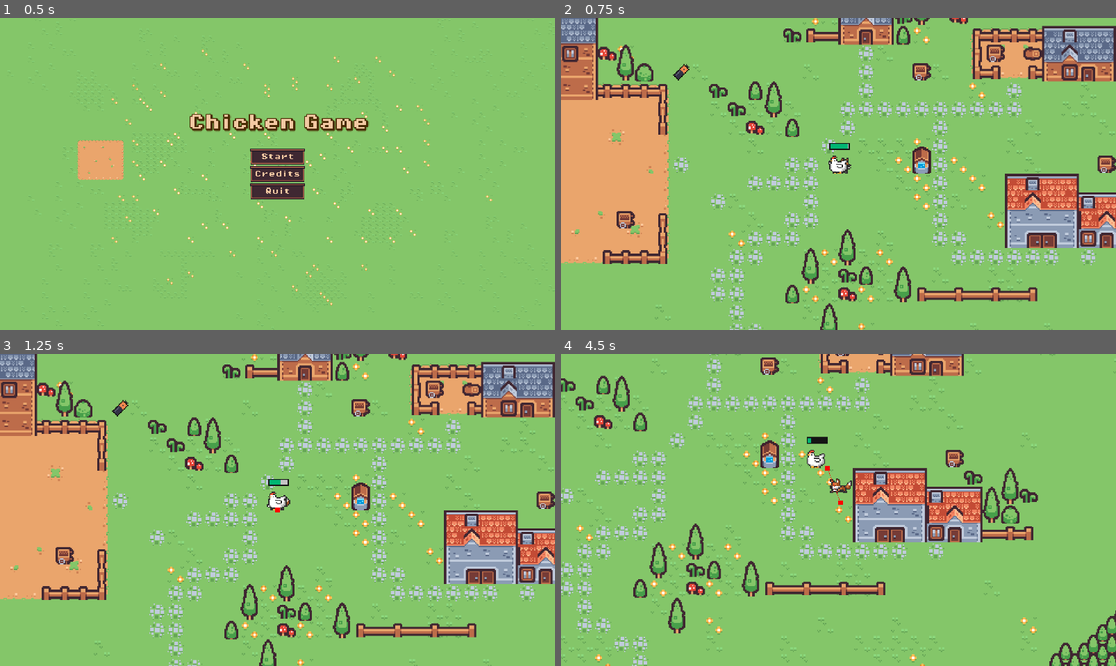
Above: before the commit, frames 1-4 (two rows, left to right).
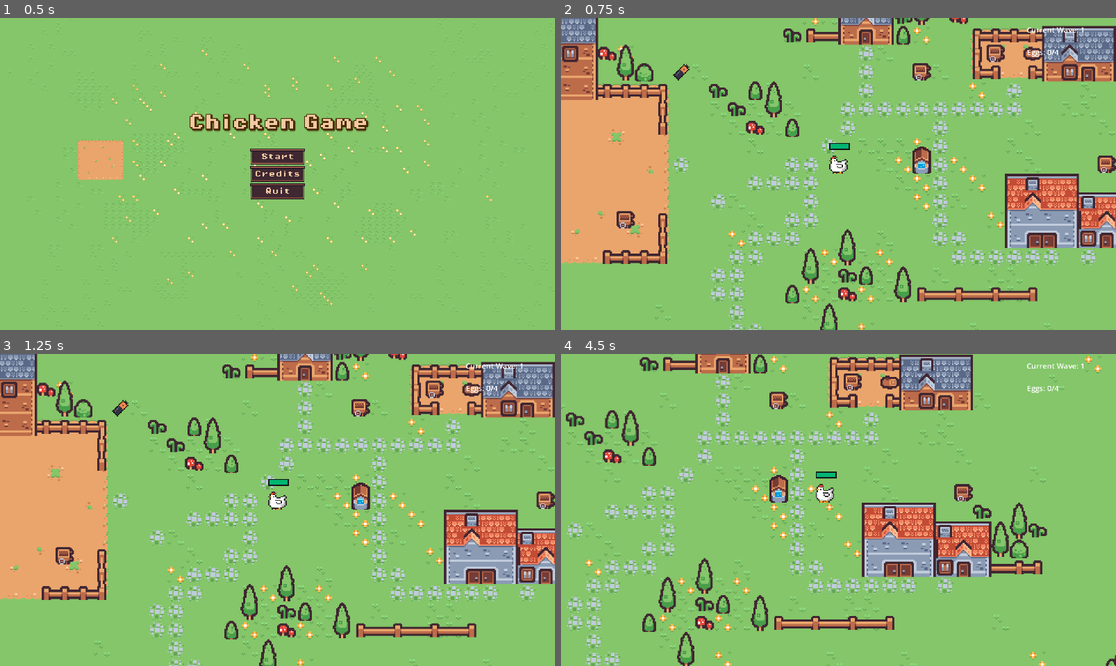
Above: after the commit, the same moments.

Repository: abeyahc/chicken-game
Game: Godot game, scene res://Scenes/menu.tscn
Same seed, same stepped clock (60 frames per second), same inputs: the game is played once before the commit and once after it.
Inputs:
- Up to frame 1 (0.5 s): no input
- Up to frame 2 (0.75 s): click "Credits" at 0.5 s
- Up to frame 3 (1.25 s): no input
- Up to frame 4 (4.5 s): hold Right (move_right) 1.28-2.03 s; hold S (move_down) 2.03-2.78 s; hold Right (move_right) 2.78-3.53 s; hold Up (move_up) 3.53-4.28 s; hold Left (move_left) from 4.28 s (still down)

Frame 1 is identical in both runs. In frame 2, 0.2% of the frame differs, in the area x 48-95%, y 2-50%; in frame 3, 0.4%; in frame 4, 30%, in the area x 0-100%, y 0-100%.

Commit message:
A BUNCH

Diff:
--- a/chicken game/Global.gd
+++ b/chicken game/Global.gd
@@ -2,7 +2,11 @@
 
 
 var high_wave = 1
-var curr_wave = 1
-var previous_wave = 1
+var curr_wave: int
+var previous_wave: int
+
+var num_egg: int
+
+var hp: int
 
 var points = 0
--- a/chicken game/Scenes/death.gd
+++ b/chicken game/Scenes/death.gd
@@ -13,21 +13,16 @@
 	is_dead = false
 
 func _physics_process(delta):
-	Global.previous_wave = Global.curr_wave
-	if Global.curr_wave > Global.high_wave:
-		Global.high_wave = Global.curr_wave
-		Global.curr_wave = 1
-		Global.points = 0
+	if Global.hp <= 0:
+		is_dead = true
 
 	if is_dead:
+		Global.previous_wave = Global.curr_wave
+		if Global.curr_wave > Global.high_wave:
+			Global.high_wave = Global.curr_wave
+		Global.points = 0
 		visible = is_dead
 		get_tree().paused = is_dead
-
-func set_health(value):
-	player_health = value
-	if player_health <= 0:
-		is_dead = !is_dead
-
 
 func _on_retry_pressed():
 	get_tree().change_scene_to_file("res://Scenes/game.tscn")
--- a/chicken game/Scenes/death.tscn
+++ b/chicken game/Scenes/death.tscn
@@ -1,9 +1,10 @@
-[gd_scene load_steps=12 format=3 uid="uid://bt4mbgtedmevt"]
+[gd_scene load_steps=13 format=3 uid="uid://bt4mbgtedmevt"]
 
 [ext_resource type="Script" path="res://Scenes/death.gd" id="1_g31ca"]
 [ext_resource type="FontFile" uid="uid://ck6f8thibspcd" path="res://Assets/fonts/PixelOperator8-Bold.ttf" id="1_j5wmj"]
 [ext_resource type="Texture2D" uid="uid://cq5vc5fcl0x7d" path="res://Assets/fonts/minimalpixel bitmap font V2/normal-box.png" id="2_5kvsu"]
 [ext_resource type="Texture2D" uid="uid://cfej85wm2dcnw" path="res://Assets/fonts/minimalpixel bitmap font V2/hover-box.png" id="3_a5h0u"]
+[ext_resource type="Script" path="res://Scripts/Wave.gd" id="5_7byjv"]
 
 [sub_resource type="StyleBoxTexture" id="StyleBoxTexture_qh1un"]
 texture = ExtResource("2_5kvsu")
@@ -135,6 +136,29 @@
 horizontal_alignment = 1
 vertical_alignment = 1
 
+[node name="MarginContainer2" type="MarginContainer" parent="."]
+layout_mode = 1
+anchors_preset = 8
+anchor_left = 0.5
+anchor_top = 0.5
+anchor_right = 0.5
+anchor_bottom = 0.5
+offset_left = -120.0
+offset_top = 62.0
+offset_right = 120.0
+offset_bottom = 107.0
+grow_horizontal = 2
+grow_vertical = 2
+
+[node name="Results" type="RichTextLabel" parent="MarginContainer2"]
+layout_mode = 2
+theme_override_font_sizes/normal_font_size = 15
+text = "You survived 1 wave
+Your highest is 1
+
+"
+script = ExtResource("5_7byjv")
+
 [connection signal="pressed" from="MarginContainer/VBoxContainer/Retry" to="." method="_on_retry_pressed"]
 [connection signal="pressed" from="MarginContainer/VBoxContainer/Menu" to="." method="_on_menu_pressed"]
 [connection signal="pressed" from="MarginContainer/VBoxContainer/Quit" to="." method="_on_quit_pressed"]
--- a/chicken game/Scenes/game.tscn
+++ b/chicken game/Scenes/game.tscn
@@ -1,12 +1,13 @@
-[gd_scene load_steps=18 format=3 uid="uid://ck083i0401a34"]
+[gd_scene load_steps=19 format=3 uid="uid://ck083i0401a34"]
 
 [ext_resource type="Script" path="res://Scripts/game.gd" id="1_ap0as"]
 [ext_resource type="Texture2D" uid="uid://b3qvmfgqjo21v" path="res://Assets/kenney_tiny-town/Tilemap/tilemap_packed.png" id="1_fgo44"]
 [ext_resource type="PackedScene" uid="uid://s7vn38e4oo1o" path="res://Scenes/pause_menu.tscn" id="2_hv1c6"]
 [ext_resource type="PackedScene" uid="uid://ikdluvf2mpq3" path="res://Scenes/player.tscn" id="2_q8hlc"]
 [ext_resource type="Script" path="res://Scripts/collisions.gd" id="3_wyegx"]
-[ext_resource type="PackedScene" uid="uid://cs2u4y8erat1" path="res://Scenes/fox.tscn" id="4_rtvew"]
+[ext_resource type="Script" path="res://Scripts/Current Waves.gd" id="5_epjx0"]
 [ext_resource type="PackedScene" uid="uid://bt4mbgtedmevt" path="res://Scenes/death.tscn" id="6_ld37s"]
+[ext_resource type="Script" path="res://Scripts/Eggs.gd" id="6_snoas"]
 
 [sub_resource type="NavigationPolygon" id="NavigationPolygon_n8atu"]
 vertices = PackedVector2Array(-298, 193, -299, 193, -299, 192, -298, 191, -213, 176, -213, 177, -214, 177, -214, 175, 2 …(11515 unchanged characters)…
@@ -1129,16 +1130,39 @@
 layer_0/z_index = -1
 layer_0/tile_data = PackedInt32Array(-27, 1, 0, 65509, 1, 0, 131045, 1, 0, 196581, 1, 0, 262117, 1, 0, 327653, 1, 0, 39 …(163114 unchanged characters)…
 
-[node name="fox" parent="." instance=ExtResource("4_rtvew")]
-
-[node name="Camera2D" type="Camera2D" parent="fox"]
+[node name="Player" parent="." instance=ExtResource("2_q8hlc")]
+
+[node name="Camera2D" type="Camera2D" parent="Player"]
 zoom = Vector2(4, 4)
 process_callback = 0
 position_smoothing_enabled = true
 
-[node name="Player" parent="." instance=ExtResource("2_q8hlc")]
-
 [node name="CanvasLayer" type="CanvasLayer" parent="."]
+
+[node name="Current Waves" type="RichTextLabel" parent="CanvasLayer"]
+anchors_preset = 1
+anchor_left = 1.0
+anchor_right = 1.0
+offset_left = -309.0
+offset_top = 23.0
+offset_right = -16.0
+offset_bottom = 87.0
+grow_horizontal = 0
+theme_override_font_sizes/normal_font_size = 26
+text = "Current wave: 99999"
+script = ExtResource("5_epjx0")
+
+[node name="Eggs" type="RichTextLabel" parent="CanvasLayer"]
+anchors_preset = 1
+anchor_left = 1.0
+anchor_right = 1.0
+offset_left = -308.0
+offset_top = 100.0
+offset_bottom = 189.0
+grow_horizontal = 0
+theme_override_font_sizes/normal_font_size = 26
+text = "kheroirejotr"
+script = ExtResource("6_snoas")
 
 [node name="PauseMenu" parent="CanvasLayer" instance=ExtResource("2_hv1c6")]
 anchors_preset = 8
--- /dev/null
+++ b/chicken game/Scenes/healer.tscn
@@ -0,0 +1,21 @@
+[gd_scene load_steps=4 format=3 uid="uid://uxvt0nfyq4mb"]
+
+[ext_resource type="Script" path="res://Scripts/healer.gd" id="1_c316k"]
+[ext_resource type="Texture2D" uid="uid://6iib5krje68" path="res://Assets/Objects/radio.png" id="1_yvwpj"]
+
+[sub_resource type="RectangleShape2D" id="RectangleShape2D_xkjft"]
+size = Vector2(19, 10)
+
+[node name="Healer" type="Area2D"]
+collision_layer = 0
+collision_mask = 2
+script = ExtResource("1_c316k")
+
+[node name="Sprite2D" type="Sprite2D" parent="."]
+texture = ExtResource("1_yvwpj")
+
+[node name="CollisionShape2D" type="CollisionShape2D" parent="."]
+position = Vector2(0.5, 10)
+shape = SubResource("RectangleShape2D_xkjft")
+
+[connection signal="body_entered" from="." to="." method="_on_body_entered"]
--- /dev/null
+++ b/chicken game/Scripts/Current Waves.gd
@@ -0,0 +1,7 @@
+extends RichTextLabel
+
+var default_text = "Current Wave: "
+
+func _process(delta):
+	var text = str(default_text, str(Global.curr_wave))
+	self.text = text
--- a/chicken game/Scripts/Egg.gd
+++ b/chicken game/Scripts/Egg.gd
@@ -4,5 +4,4 @@
 
 func _on_body_entered(body):
 	Global.points += point
-	print(Global.points)
 	queue_free()
--- /dev/null
+++ b/chicken game/Scripts/Eggs.gd
@@ -0,0 +1,7 @@
+extends RichTextLabel
+
+var default_text = "Eggs: "
+
+func _process(delta):
+	var text = str(default_text, str(Global.points), "/", str(Global.num_egg))
+	self.text = text
--- /dev/null
+++ b/chicken game/Scripts/Wave.gd
@@ -0,0 +1,10 @@
+extends RichTextLabel
+
+
+func _process(delta):
+	if Global.curr_wave == 1:
+		var text = str("You have survived ", str(Global.curr_wave), " wave\n", "Your highest is ", str(Global.high_wave))
+		self.text = text
+	else:
+		var text = str("You have survived ", str(Global.curr_wave), " waves\n", "Your highest is ", str(Global.high_wave))
+		self.text = text
--- a/chicken game/Scripts/game.gd
+++ b/chicken game/Scripts/game.gd
@@ -4,14 +4,17 @@
 @onready var fox = $fox
 const fox_scene = preload("res://Scenes/fox.tscn")
 const egg_scene = preload("res://Scenes/Egg.tscn")
-@export var num_foxes = 0
-@export var num_egg = 4
+const healing = preload("res://Scenes/healer.tscn")
+@export var num_foxes = 2
 @onready var collisions = $NavigationRegion2D/collisions
 var tile_coll_coordinates = []
-
+var healers = 1
 
 func _ready():
 	randomize()
+	Global.curr_wave = 1
+	Global.num_egg = 4
+	Global.curr_wave = 1
 	for cell in collisions.get_used_cells(0):
 		# Convert the cell coordinates to world position if needed
 		var world_position = collisions.map_to_local(cell)
@@ -28,18 +31,44 @@
 		tile_coll_coordinates.append(world_position)
 
 	spawn_foxes(num_foxes)
-	print("spawned", num_foxes)
-	spawn_egg(num_egg)
-	print("spawned", num_egg)
+	spawn_egg(Global.num_egg)
+	spawn_healer(healers)
 
 func _physics_process(delta):
-	if Global.points == num_egg:
+	if Global.points == Global.num_egg:
 		num_foxes = 1
 		spawn_foxes(num_foxes)
-		num_egg += 2
-		spawn_egg(num_egg)
+		Global.num_egg += 2
+		spawn_egg(Global.num_egg)
 		Global.points = 0
 		Global.curr_wave += 1
+		spawn_healer(2)
+
+func spawn_healer(count):
+	for i in range(count):
+		healer_calc_spawn()
+
+func healer_calc_spawn():
+	var healer_instance = healing.instantiate()
+
+	var over = false
+	var rand_healer_position = Vector2(randi_range(-601, 601), randi_range(-475, 600))
+	var tile_below = collisions.local_to_map(rand_healer_position)
+	var world_tile_below = collisions.map_to_local(tile_below)
+
+	for random_cord in tile_coll_coordinates:
+		if random_cord == world_tile_below:
+			over = true
+			break
+
+	if over == true:
+		fox_calc_spawn()
+	else:
+		healer_instance.global_position = world_tile_below
+		add_child(healer_instance)
+
+
+
 func spawn_foxes(count):
 	for i in range(count):
 		fox_calc_spawn()
--- /dev/null
+++ b/chicken game/Scripts/healer.gd
@@ -0,0 +1,11 @@
+extends Area2D
+
+func _on_body_entered(body):
+	if (Global.hp >= 85) and (Global.hp <= 99):
+		Global.hp = 100
+		queue_free()
+	elif (Global.hp < 85) and (Global.hp > 0):
+		Global.hp += 15
+		queue_free()
+	else:
+		pass
--- a/chicken game/Scripts/player.gd
+++ b/chicken game/Scripts/player.gd
@@ -11,11 +11,12 @@
 @onready var death = $"../CanvasLayer/Death"
 
 var input = Vector2.ZERO
-var health = 100
 var attacked = false
 
 func _ready():
-	healthbar.init_health(health)
+	Global.hp = 100
+	healthbar.init_health(Global.hp)
+
 
 func _physics_process(delta): # run when game starts
 	player_movement(delta)
@@ -44,12 +45,10 @@
 			animated_sprite.play("walk")
 
 	if attacked == true:
-		health -= 1
-	#this is for testing pruposes, change to game over scene
-	if health <= 0:
-		_die()
-	else:
-		_set_health(health)
+		Global.hp -= 1
+
+	if Global.hp > 0:
+		_set_health(Global.hp)
 
 
 
@@ -70,13 +69,9 @@
 
 
 func _set_health(value):
-	if health <= 0:
-		_die()
 	healthbar._set_health(value)
-	healthbar.health = health
+	healthbar.health = Global.hp
 
-func _die():
-		death.set_health(health)  # Pass the health value to the death scene
 
 func _on_hurtbox_body_entered(body):
 	attacked = true
Binary file added: chicken game/Assets/Objects/radio.png
Not shown, added: chicken game/Assets/Objects/radio.png.import
Not shown: 1 places in chicken game/Scenes/menu.tscn that only renumber resources
